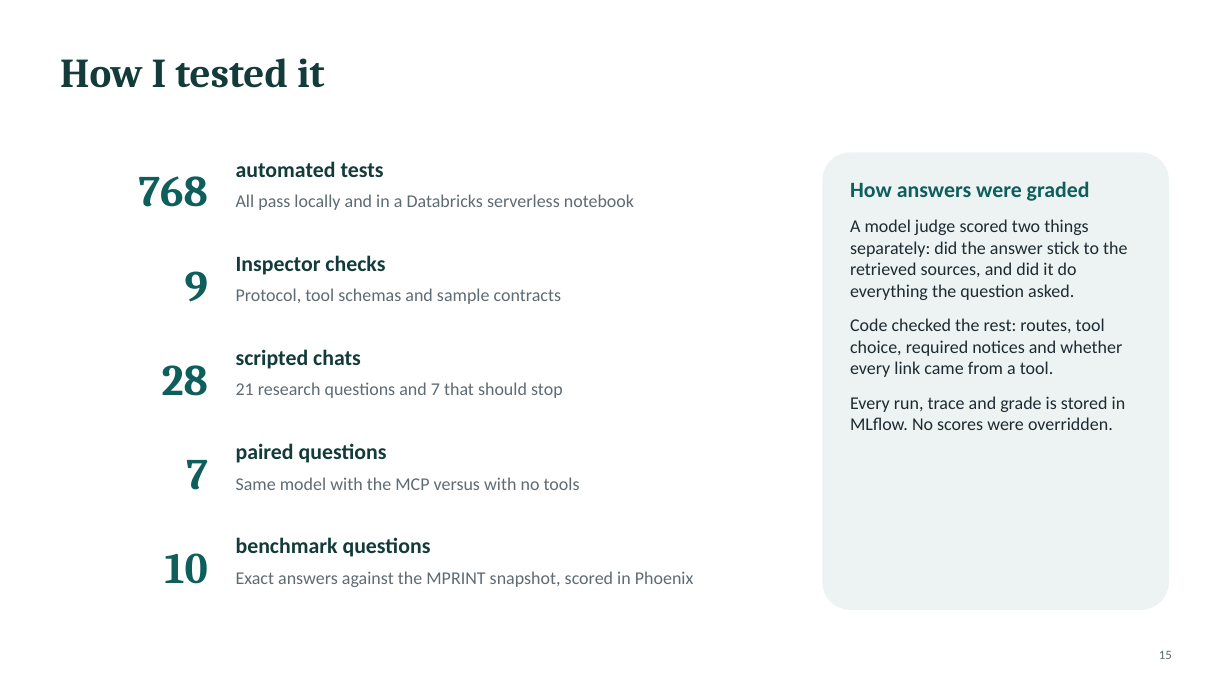
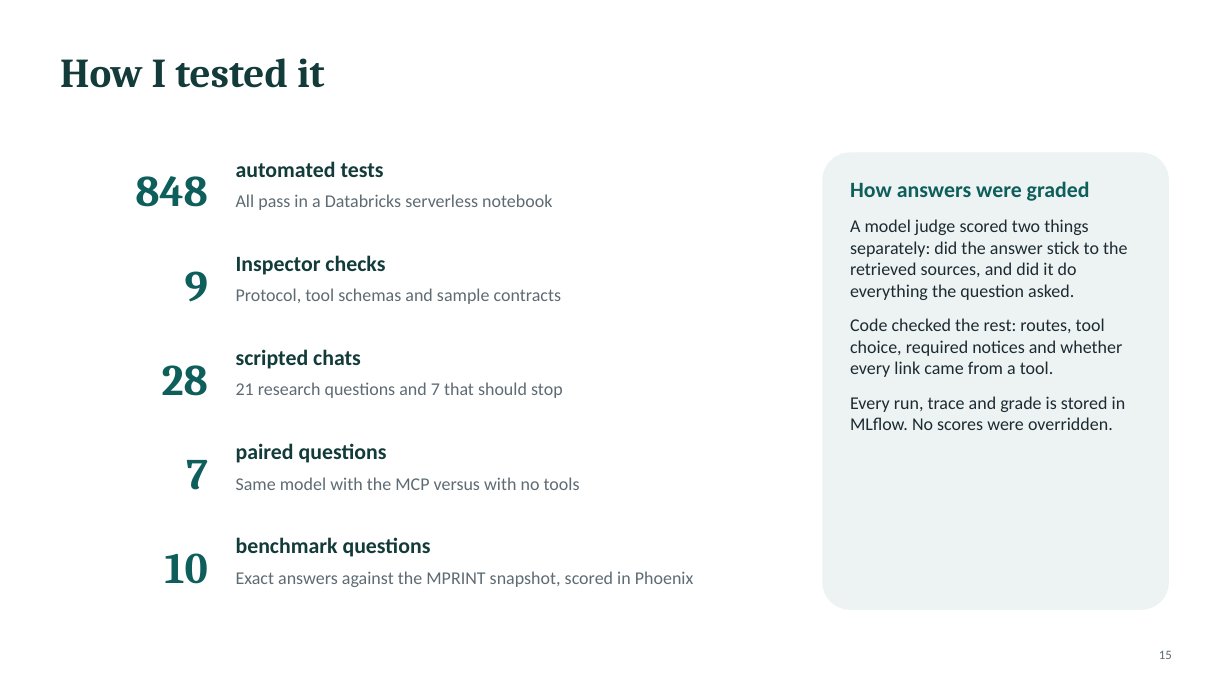
Before and after one commit to gpiat333/Parent-Child-Pharmacology-MCP, a slide deck: slide 15 of presentation/Parent-child Pharmacology MCP — Hackathon deck v3.pptx. Drawn at 1232x693 pixels with LibreOffice and Linux fonts; fonts in the diff are those of the drawing. Boxes give left, top, right and bottom in pixels: in the first picture for what was removed or moved away, otherwise in the second. Text is boxed around its words. In the diff, an @@ line names an element or a change of style, - is before the commit and + after.

```diff
--- a/presentation/Parent-child Pharmacology MCP — Hackathon deck v3.pptx
+++ b/presentation/Parent-child Pharmacology MCP — Hackathon deck v3.pptx
@@ text at [135,176,208,207]: text changed @@
-768
+848
@@ text at [236,194,552,210]: text changed @@
-All pass locally and in a Databricks serverless notebook
+All pass in a Databricks serverless notebook
```
Also in this commit, not shown: 1 other slide changed, 12 other files.
